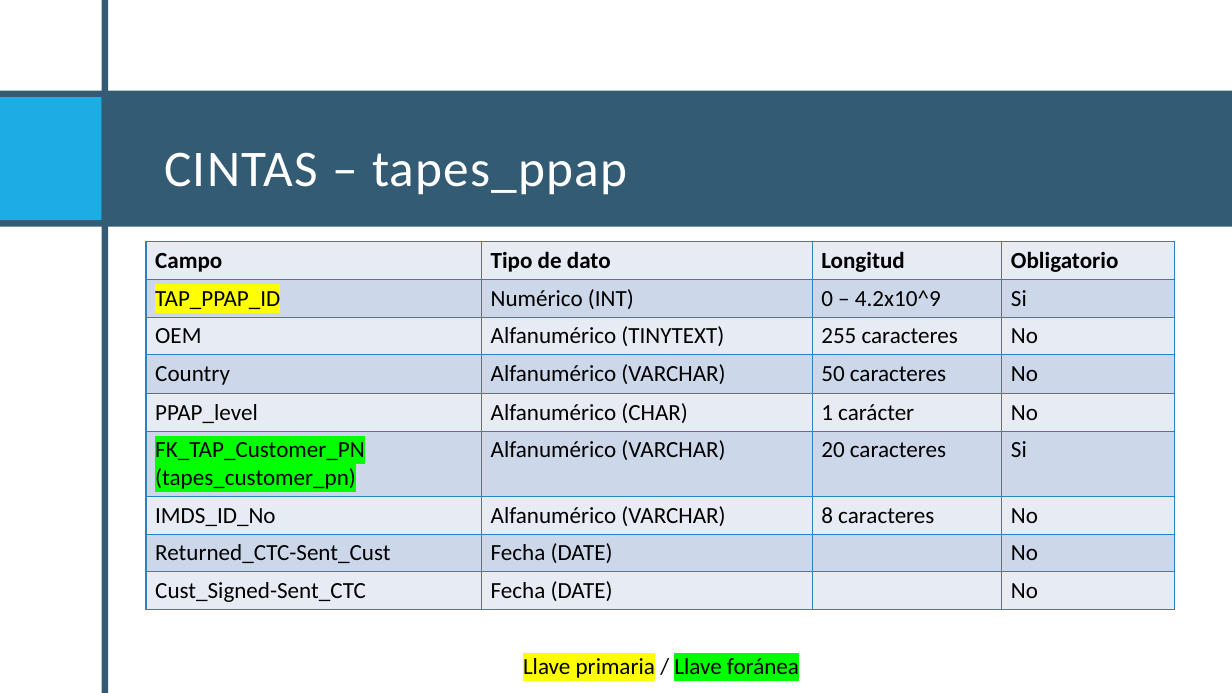
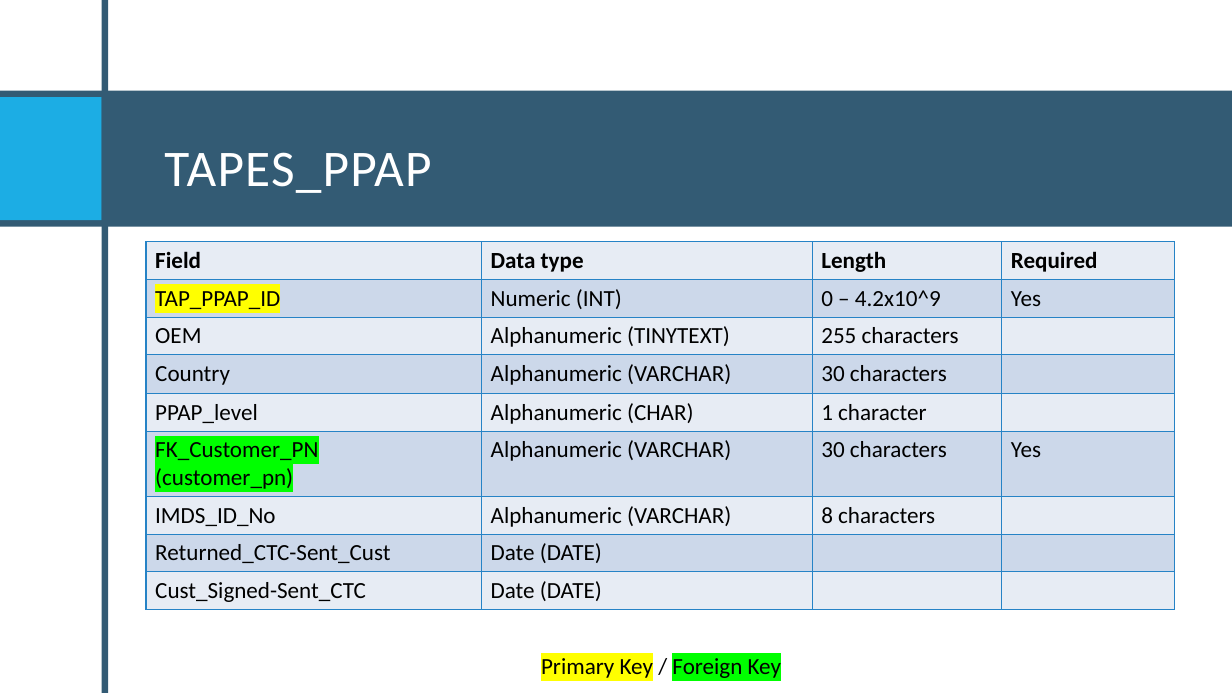
Before and after one commit to Santiago-004/proyecto, a slide deck: slide 14 of Proyecto Final.pptx (slide 17 before the commit). Drawn at 1232x693 pixels with LibreOffice and Linux fonts; fonts in the diff are those of the drawing. Boxes give left, top, right and bottom in pixels: in the first picture for what was removed or moved away, otherwise in the second. Text is boxed around its words. In the diff, an @@ line names an element or a change of style, - is before the commit and + after.

```diff
--- a/Proyecto Final.pptx
+++ b/Proyecto Final.pptx
@@ title at (164,152,431,193): text changed @@
-CINTAS – tapes_ppap
+TAPES_PPAP
@@ table at (146,242,1175,606) @@
-row 1: Campo | Tipo de dato | Longitud | Obligatorio
+row 1: Field | Data type | Length | Required
-row 2, column 2: Numérico (INT)
+row 2, column 2: Numeric (INT)
-row 2, column 4: Si
+row 2, column 4: Yes
-row 3: OEM | Alfanumérico (TINYTEXT) | 255 caracteres | No
+row 3: OEM | Alphanumeric (TINYTEXT) | 255 characters | 
-row 4: Country | Alfanumérico (VARCHAR) | 50 caracteres | No
+row 4: Country | Alphanumeric (VARCHAR) | 30 characters | 
-row 5: PPAP_level | Alfanumérico (CHAR) | 1 carácter | No
+row 5: PPAP_level | Alphanumeric (CHAR) | 1 character | 
-row 6: FK_TAP_Customer_PN / (tapes_customer_pn) | Alfanumérico (VARCHAR) | 20 caracteres | Si
+row 6: FK_Customer_PN / (customer_pn) | Alphanumeric (VARCHAR) | 30 characters | Yes
-row 7: IMDS_ID_No | Alfanumérico (VARCHAR) | 8 caracteres | No
+row 7: IMDS_ID_No | Alphanumeric (VARCHAR) | 8 characters | 
-row 8, column 2: Fecha (DATE)
+row 8, column 2: Date (DATE)
-row 8, column 4: No
+row 8, column 4: 
-row 9, column 2: Fecha (DATE)
+row 9, column 2: Date (DATE)
-row 9, column 4: No
+row 9, column 4: 
@@ text at (541,658,781,678): text changed @@
-Llave primaria / Llave foránea
+Primary Key / Foreign Key
```
Also in this commit, not shown: 17 other slides changed, 13 slides added, 22 slides removed.
